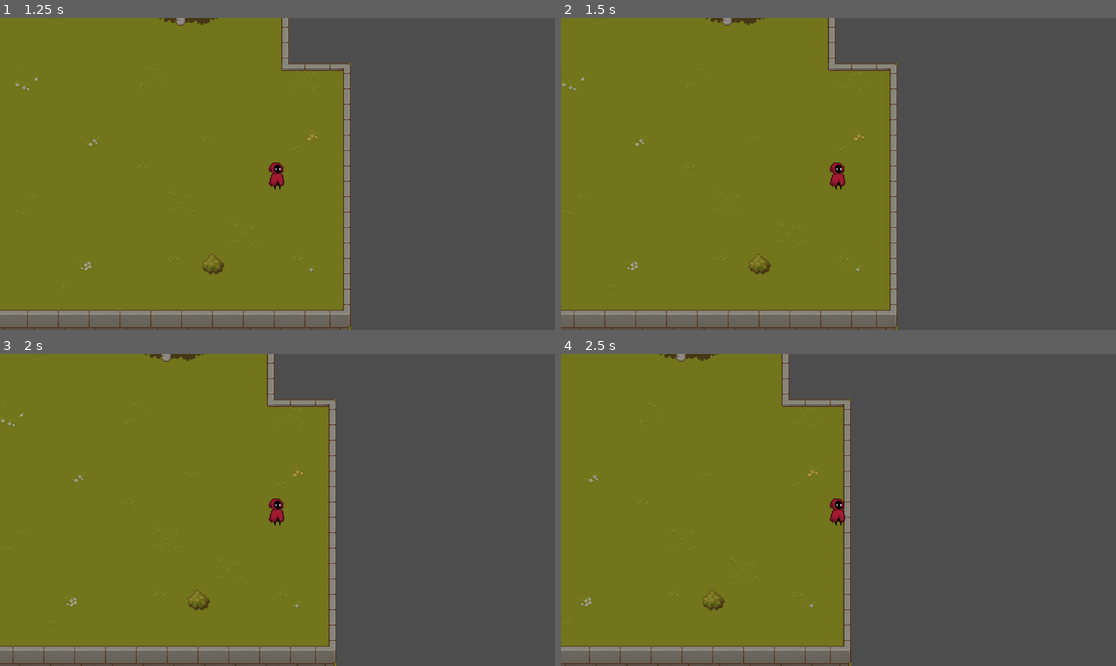
Above: before the commit, frames 1-4 (two rows, left to right).
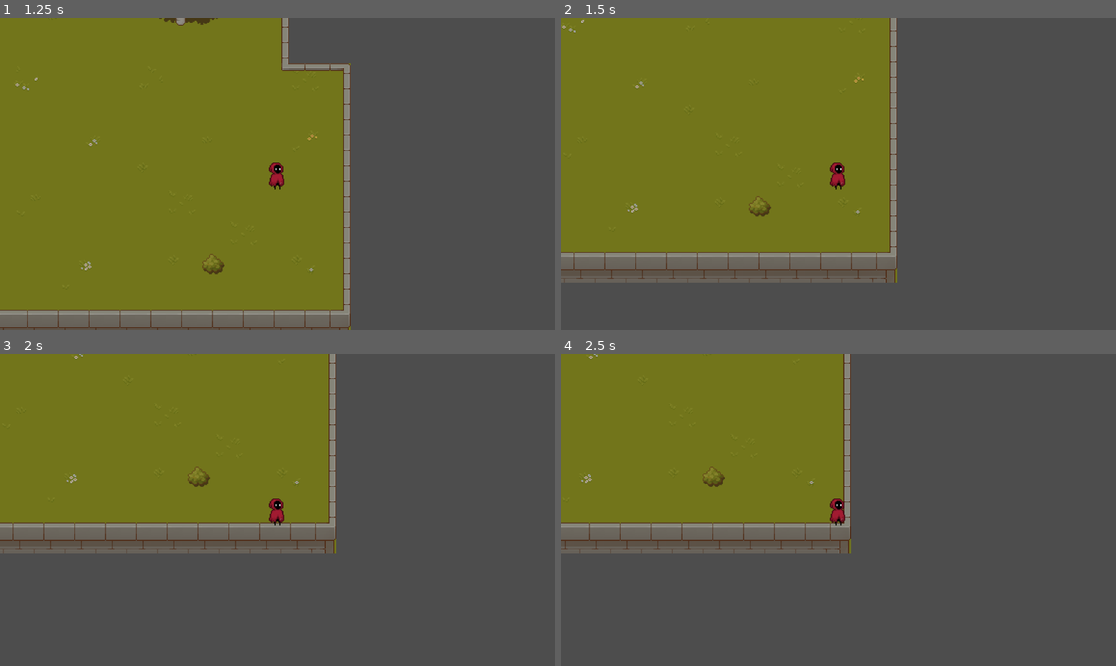
Above: after the commit, the same moments.

Repository: emilykrohn/Cast
Game: Godot game, scene res://Scenes/main.tscn
Two runs of this game, one before a commit and one after it. Both use one fixed random seed, a clock stepped at 60 frames per second and the inputs below. The project has no main scene, so this scene is started directly.
Inputs:
- Up to frame 1 (1.25 s): tap Enter at 0.5 s; hold Right (ui_right) from 0.53 s (still down)
- Up to frame 2 (1.5 s): release Right (ui_right) at 1.28 s; hold Down (ui_down) from 1.28 s (still down)
- Up to frame 3 (2 s): keep holding Down (ui_down)
- Up to frame 4 (2.5 s): tap Space at 2 s; release Down (ui_down) at 2.03 s; hold Right (ui_right) from 2.03 s (still down)

Frame 1 is identical in both runs. In frame 2, 17% of the frame differs, in the area x 0-61%, y 0-100%; in frame 3, 30%; in frame 4, 26%.

Commit message:
Player can move up and down

Diff:
--- a/Scripts/player.gd
+++ b/Scripts/player.gd
@@ -5,10 +5,11 @@
 const JUMP_VELOCITY = -400.0
 
 func _physics_process(delta):
-	var direction = Input.get_axis("ui_left", "ui_right")
-	if direction:
-		velocity.x = direction * SPEED
+	var horizontal_direction = Input.get_axis("ui_left", "ui_right")
+	var vertical_direction = Input.get_axis("ui_up", "ui_down")
+	if horizontal_direction or vertical_direction:
+		velocity = Vector2(horizontal_direction, vertical_direction) * SPEED
 	else:
-		velocity.x = move_toward(velocity.x, 0, SPEED)
+		velocity = Vector2(0,0)
 
 	move_and_slide()
